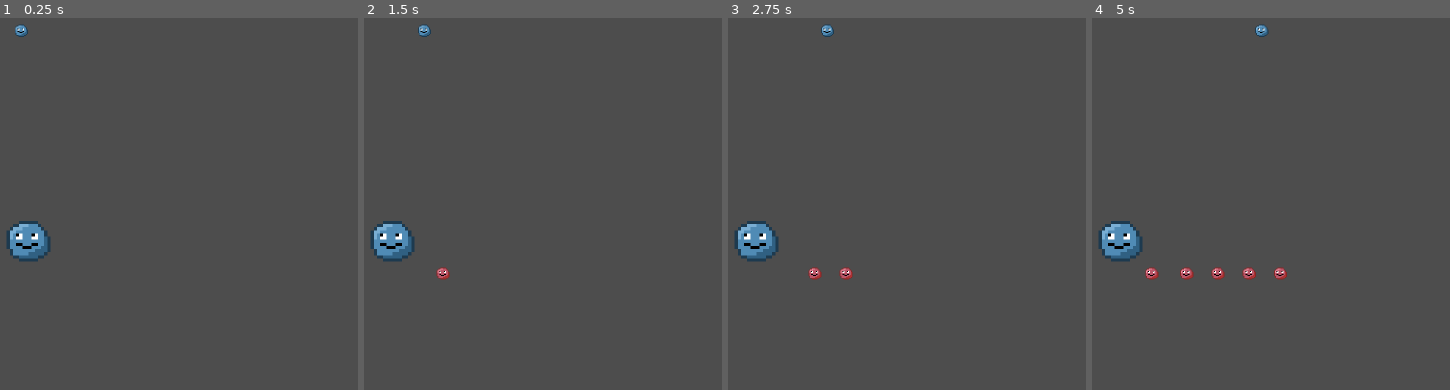
Above: before the commit, frames 1-4 (left to right).
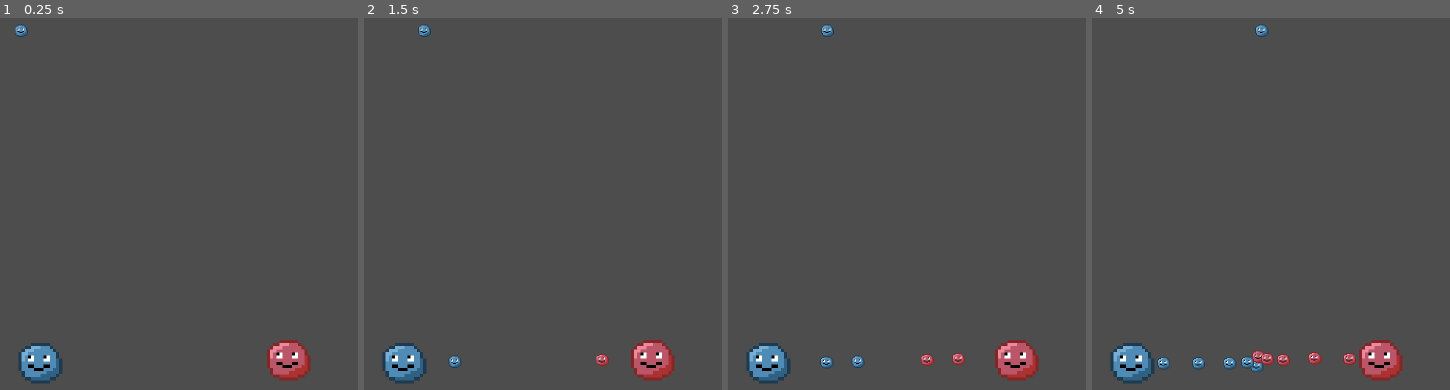
Above: after the commit, the same moments.

Repository: Bubullzz/RTSable
Game: Godot game, scene res://node_2d.tscn
Two runs of this game, one before a commit and one after it. Both use one fixed random seed, a clock stepped at 60 frames per second and the inputs below.
Inputs:
- Up to frame 1 (0.25 s): no input
- Up to frame 2 (1.5 s): no input
- Up to frame 3 (2.75 s): no input
- Up to frame 4 (5 s): no input

The runs differ from the first frame. In frame 1, 3.2% of the frame differs, in the area x 1-87%, y 54-99%; in frame 2, 3.5%; in frame 3, 3.8%; in frame 4, 4.7%.

Commit message:
spawning shits

Diff:
--- a/nexus.gd
+++ b/nexus.gd
@@ -3,10 +3,16 @@
 
 @export var health : int
 @export var team : Teams.Team
+var spawn_direction : Vector2
 
+func _ready() -> void:
+    if team == Teams.Team.BLUE:
+        spawn_direction = Vector2.RIGHT
+    else:
+        spawn_direction = Vector2.LEFT
 
 func _on_timer_timeout() -> void:
-    var unit = preload("res://objects/unit.tscn").instantiate().create(team, Vector2(10,10))
+    var unit = preload("res://objects/unit.tscn").instantiate().create(team, 10 * spawn_direction + randf() * Vector2.UP)
     add_child(unit)
     print("Unit created at position: ", unit.global_position)
     pass # Replace with function body.
--- a/node_2d.tscn
+++ b/node_2d.tscn
@@ -1,7 +1,8 @@
-[gd_scene load_steps=4 format=3 uid="uid://b3ctt3wihq5bn"]
+[gd_scene load_steps=5 format=3 uid="uid://b3ctt3wihq5bn"]
 
 [ext_resource type="Script" uid="uid://dn1i7gwbw3ulj" path="res://jsp.gd" id="1_wtcfe"]
-[ext_resource type="PackedScene" uid="uid://d25afrem7cmyo" path="res://nexus.tscn" id="2_0e48y"]
+[ext_resource type="PackedScene" uid="uid://vxvhl82rkxb0" path="res://objects/red_nexus.tscn" id="2_0e48y"]
+[ext_resource type="PackedScene" uid="uid://c6dyla3fdt8am" path="res://objects/blue_nexus.tscn" id="3_epypp"]
 
 [sub_resource type="Gradient" id="Gradient_wtcfe"]
 offsets = PackedFloat32Array(0, 0.201149, 0.252874, 0.58046, 0.858025)
@@ -18,5 +19,8 @@
 texture_filter = 1
 rotation = 0.000792212
 
-[node name="Nexus" parent="." instance=ExtResource("2_0e48y")]
-position = Vector2(14.8, 77.7)
+[node name="BlueNexus" parent="." instance=ExtResource("3_epypp")]
+position = Vector2(18.6, 116.7)
+
+[node name="RedNexus" parent="." instance=ExtResource("2_0e48y")]
+position = Vector2(98.1, 115.8)
--- /dev/null
+++ b/objects/blue_nexus.tscn
@@ -0,0 +1,22 @@
+[gd_scene load_steps=4 format=3 uid="uid://c6dyla3fdt8am"]
+
+[ext_resource type="Script" uid="uid://gijkssolykw3" path="res://nexus.gd" id="1_lrlm8"]
+[ext_resource type="Texture2D" uid="uid://bjifbk8rwbpea" path="res://sprites/blob_blue.png" id="2_bxb5n"]
+
+[sub_resource type="RectangleShape2D" id="RectangleShape2D_1b4ah"]
+
+[node name="BlueNexus" type="StaticBody2D"]
+script = ExtResource("1_lrlm8")
+team = 1
+
+[node name="Timer" type="Timer" parent="."]
+autostart = true
+
+[node name="Sprite2D" type="Sprite2D" parent="."]
+texture_filter = 3
+texture = ExtResource("2_bxb5n")
+
+[node name="CollisionShape2D" type="CollisionShape2D" parent="."]
+shape = SubResource("RectangleShape2D_1b4ah")
+
+[connection signal="timeout" from="Timer" to="." method="_on_timer_timeout"]
--- /dev/null
+++ b/objects/red_nexus.tscn
@@ -0,0 +1,21 @@
+[gd_scene load_steps=4 format=3 uid="uid://vxvhl82rkxb0"]
+
+[ext_resource type="Script" uid="uid://gijkssolykw3" path="res://nexus.gd" id="1_dq2cw"]
+[ext_resource type="Texture2D" uid="uid://cpush4ptisqat" path="res://sprites/blob_pink.png" id="2_fmlee"]
+
+[sub_resource type="RectangleShape2D" id="RectangleShape2D_1b4ah"]
+
+[node name="RedNexus" type="StaticBody2D"]
+script = ExtResource("1_dq2cw")
+
+[node name="Timer" type="Timer" parent="."]
+autostart = true
+
+[node name="Sprite2D" type="Sprite2D" parent="."]
+texture_filter = 3
+texture = ExtResource("2_fmlee")
+
+[node name="CollisionShape2D" type="CollisionShape2D" parent="."]
+shape = SubResource("RectangleShape2D_1b4ah")
+
+[connection signal="timeout" from="Timer" to="." method="_on_timer_timeout"]
--- a/objects/unit.gd
+++ b/objects/unit.gd
@@ -4,9 +4,14 @@
 @export var damage : int
 
 var team : Teams.Team = Teams.Team.NONE
+var direction
 
+func _ready() -> void:
+    if team == Teams.Team.BLUE:
+        direction = Vector2.RIGHT
+    else:
+        direction = Vector2.LEFT
 func _physics_process(delta: float) -> void:
-    var direction = Vector2(1, 0)
     velocity = direction * 100.0
     move_and_slide()
 
Renamed: nexus.tscn -> objects/nexus.tscn
